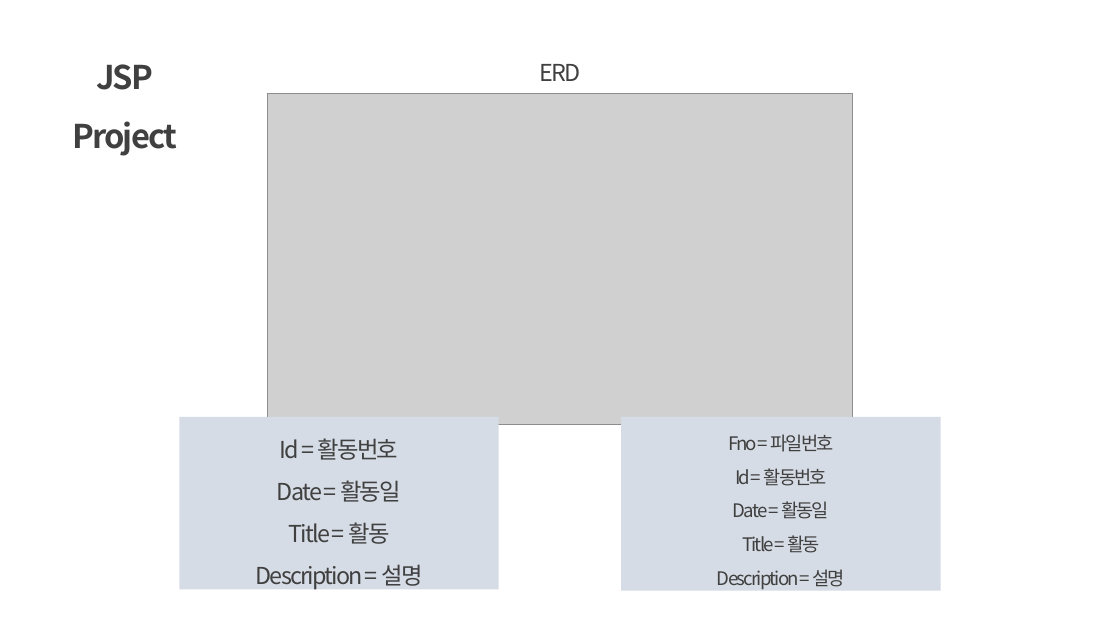
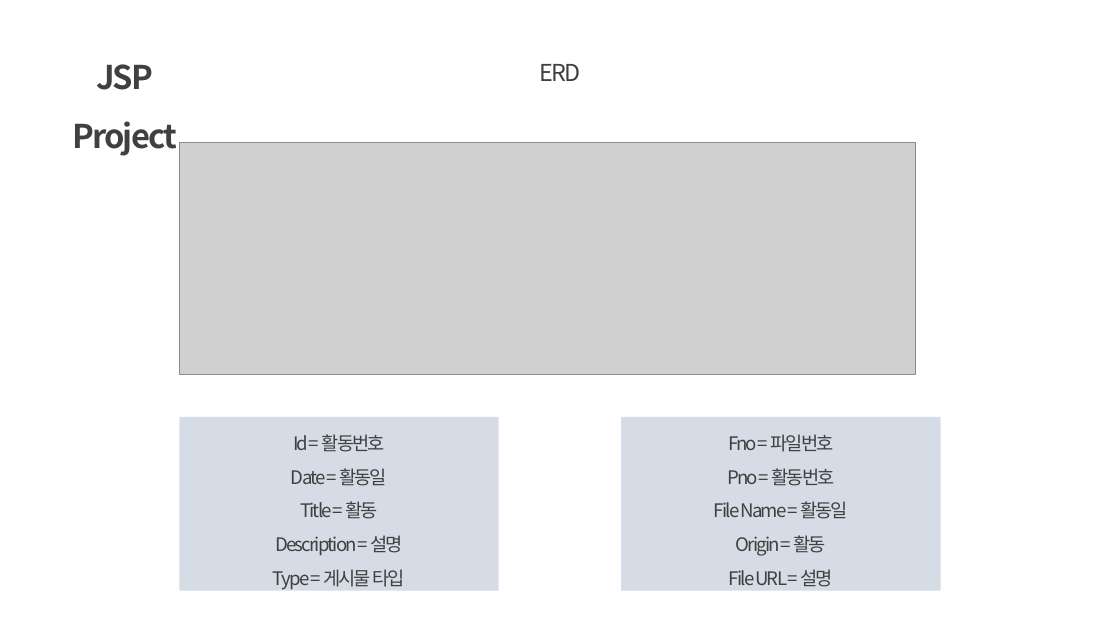
Before and after one commit to Mareef/College, a slide deck: slide 3 of jsp/project_201644008_3.pptx. Drawn at 1120x630 pixels with LibreOffice and Linux fonts; fonts in the diff are those of the drawing; grey boxes stand for pictures. Boxes give left, top, right and bottom in pixels: in the first picture for what was removed or moved away, otherwise in the second. Text is boxed around its words. In the diff, an @@ line names an element or a change of style, - is before the commit and + after.

```diff
--- a/jsp/project_201644008_3.pptx
+++ b/jsp/project_201644008_3.pptx
@@ picture resized from (x1=267, y1=93, x2=852, y2=425) to (x1=179, y1=143, x2=916, y2=375) @@
@@ text in rectangle at (x1=275, y1=434, x2=403, y2=556): size 20 to 16 pt in "Id = 활동번호", "Date = 활동일", "Title = 활동", "Description = 설명" @@
@@ text in rectangle at (x1=714, y1=468, x2=848, y2=587): text changed @@
-Id = 활동번호
-Date = 활동일
-Title = 활동
-Description = 설명
+Pno = 활동번호
+File Name = 활동일
+Origin = 활동
+File URL = 설명
@@ text in rectangle at (x1=273, y1=569, x2=406, y2=590): paragraph added @@
+Type = 게시물 타입
```
Also in this commit, not shown: 1 other slide changed, 1 slide added, 5 other files.
